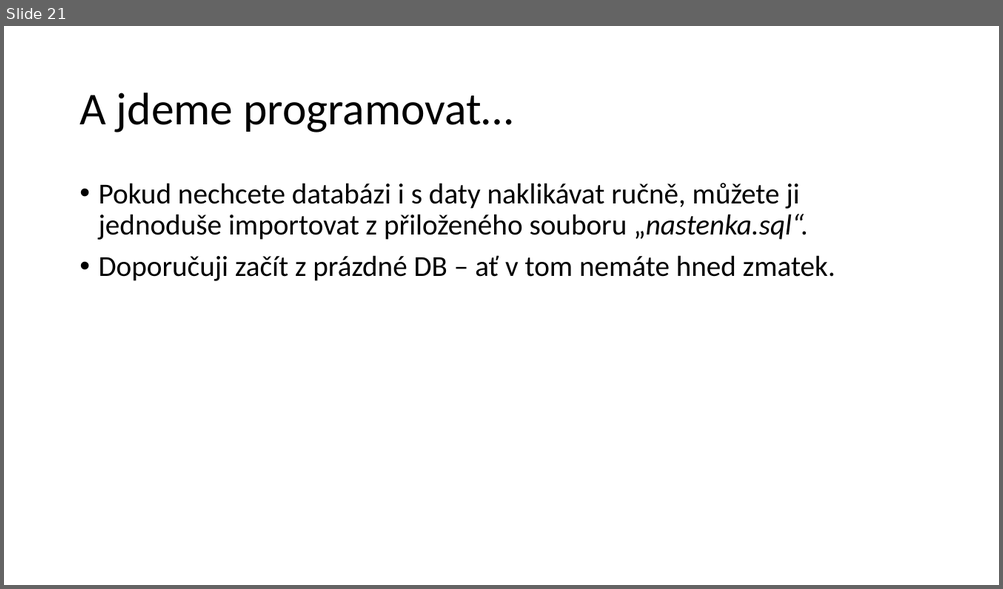
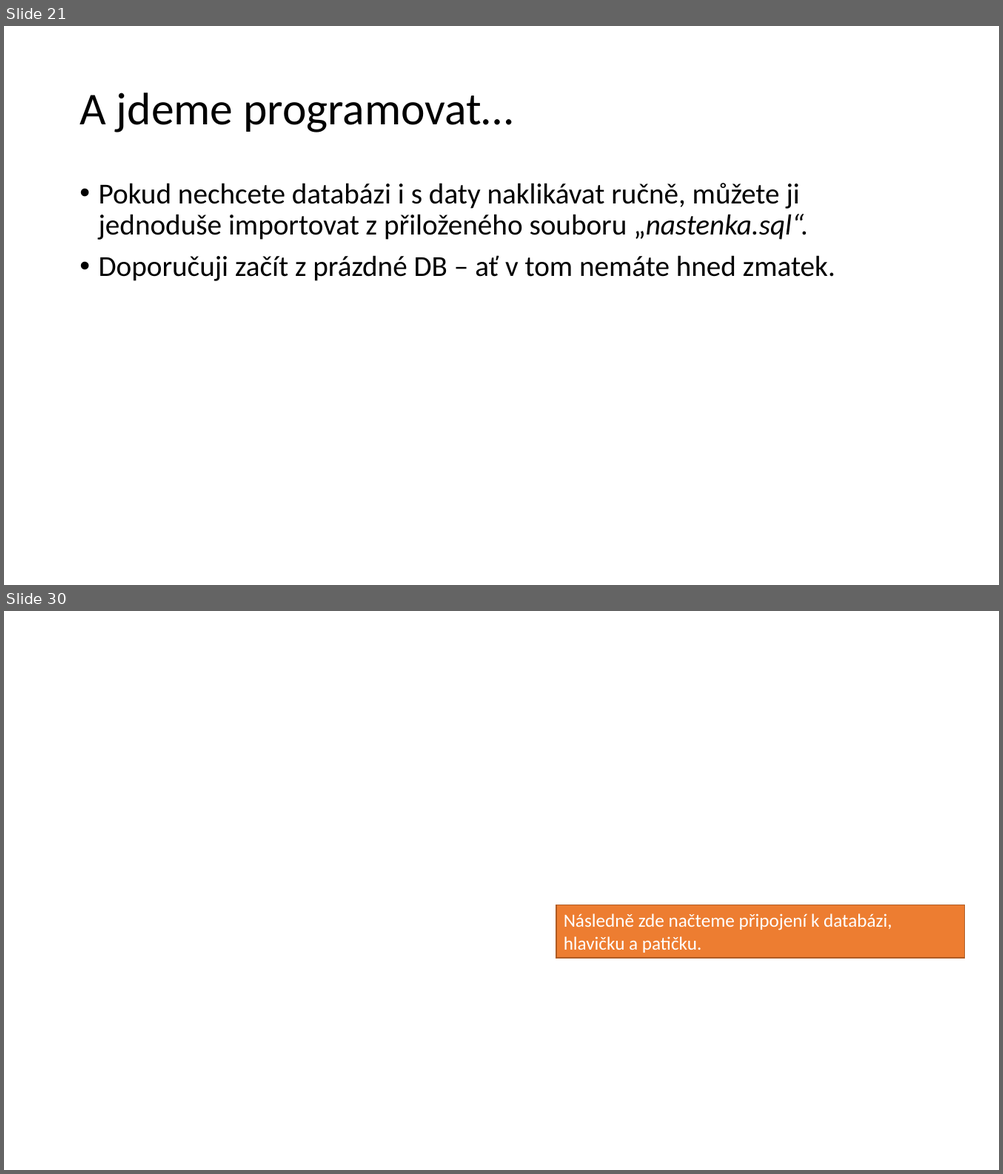
Before and after one commit to 4iz278/cviceni, a slide deck: 05-sql-databaze/05-aplikace-nastenka/prezentace-postup-vyvoje-nastenka.pptx. Shown one above the other, each under a label of ours: slide 21 before the commit, slides 21 and 30 after it; the slides between them are not shown. The pictures are 1003x589 and 1003x1174 pixels, drawn with LibreOffice and Linux fonts; fonts in the diff are those of the drawing; background and template pictures are left out. Boxes give left, top, right and bottom in pixels: in the first picture for what was removed or moved away, otherwise in the second. Text is boxed around its words. In the diff, an @@ line names an element or a change of style, - is before the commit and + after.

```diff
--- a/05-sql-databaze/05-aplikace-nastenka/prezentace-postup-vyvoje-nastenka.pptx
+++ b/05-sql-databaze/05-aplikace-nastenka/prezentace-postup-vyvoje-nastenka.pptx
@@ slide 30 added at [4,611,999,1170], background picture (left out) @@
@@ rectangle added at [556,906,965,959], fill #ED7D31, outline #AF5C24 1 pt, 18 pt, text #FFFFFF @@
+Následně zde načteme připojení k databázi, hlavičku a patičku.
```
Also in this commit, not shown: 21 other slides added.
